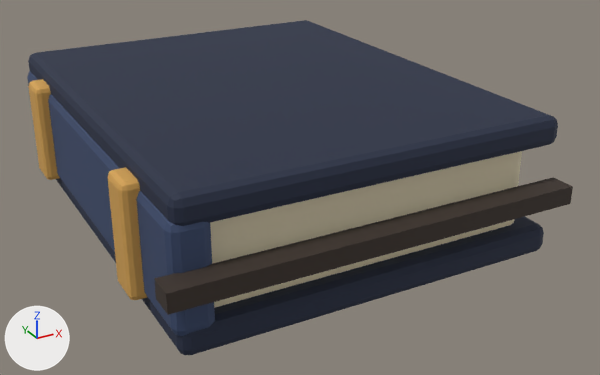
The glTF model exports/props/kit_book.glb: old version first, new version second.
One viewpoint serves both versions: a camera (50 mm lens) standing at (-0.253, -0.517, 0.264) and looking at (0.014, -0.032, 0.022). Arrows for +X, +Y and +Z are at lower left; the lights stay in place. The older version comes first.

Names of what the first picture shows: 'Blue leather cover', 'Blue leather cover.001', 'Book pages', 'Book spine', 'Gold book clasp', 'Gold book clasp.001', 'Woodland worn prop binding'.
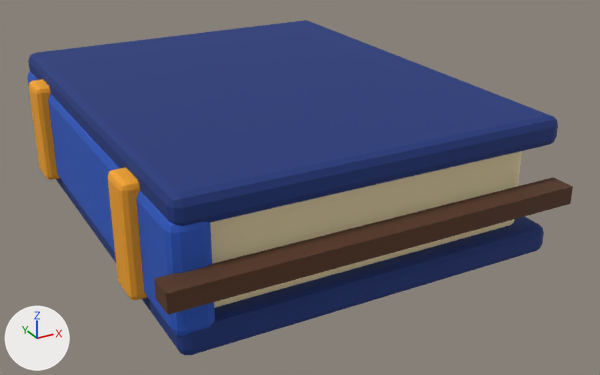
Patch to the scene script:
```diff
--- a/exports/props/kit_book.glb.py
+++ b/exports/props/kit_book.glb.py
@@ mat_blue_dark @@
 mat_blue_dark = principled_material('blue_dark')
-mat_blue_dark.base_color = (0.0162, 0.0246, 0.0557)  # dark blue #222b43
+mat_blue_dark.base_color = (0.00854, 0.0331, 0.196)  # dark blue #17337a
 mat_blue_dark.roughness = 0.78
@@ mat_blue @@
 mat_blue = principled_material('blue')
-mat_blue.base_color = (0.0413, 0.0668, 0.148)  # dark blue #39496b
+mat_blue.base_color = (0.0196, 0.0946, 0.523)  # blue #2657bf
 mat_blue.roughness = 0.78
@@ mat_gold @@
 mat_gold = principled_material('gold')
-mat_gold.base_color = (0.677, 0.377, 0.0912)  # orange #d7a555
+mat_gold.base_color = (0.911, 0.38, 0.0196)  # orange #f5a626
 mat_gold.metallic = 0.1
```

Pixel boxes (x1, y1, x2, y2) of what changed, in the pictures (600 x 375 px):
'Blue leather cover.001', recoloured
    both: (28, 20, 558, 226)
'Blue leather cover', recoloured
    both: (56, 178, 544, 355)
'Book spine', recoloured (dark blue to blue)
    both: (27, 71, 215, 336)
'Gold book clasp', recoloured
    both: (107, 167, 147, 300)
'Gold book clasp.001', recoloured
    both: (28, 79, 60, 180)
